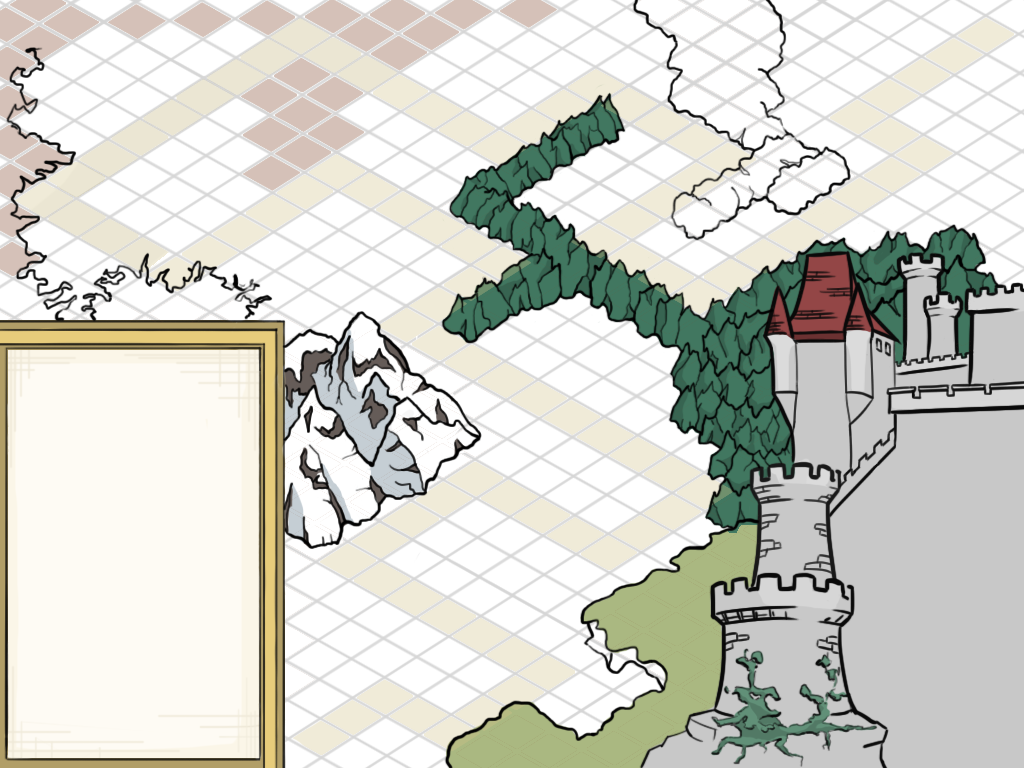
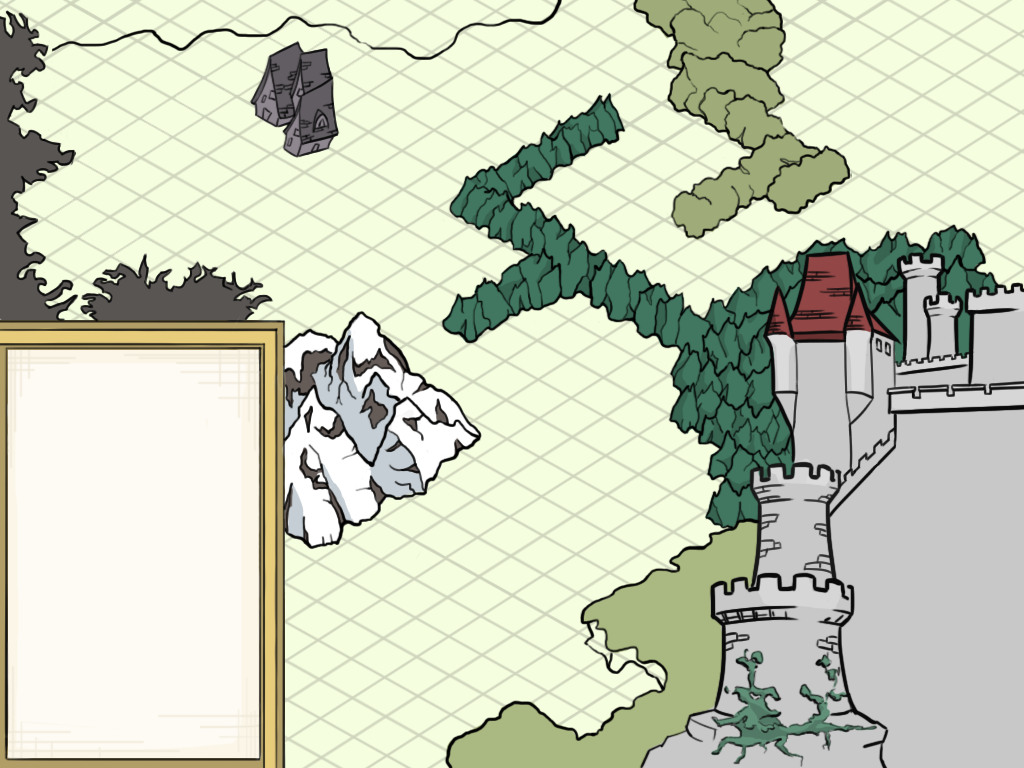
Before/after of a 1024 × 768 layered artwork. What changed in the layer stack:
painted on "terrain_linework" over [0, 0, 852, 322]
painted on "Terrain" over [6, 0, 851, 323]
painted on "back_colour" over [0, 0, 850, 549]
painted on "Grid" over [29, 18, 397, 273]
hid "grid_plan", moved it above "soil_colour" over [0, 0, 1014, 768]
added layer "soil_colour" above "Background" over [0, 0, 1024, 768]
